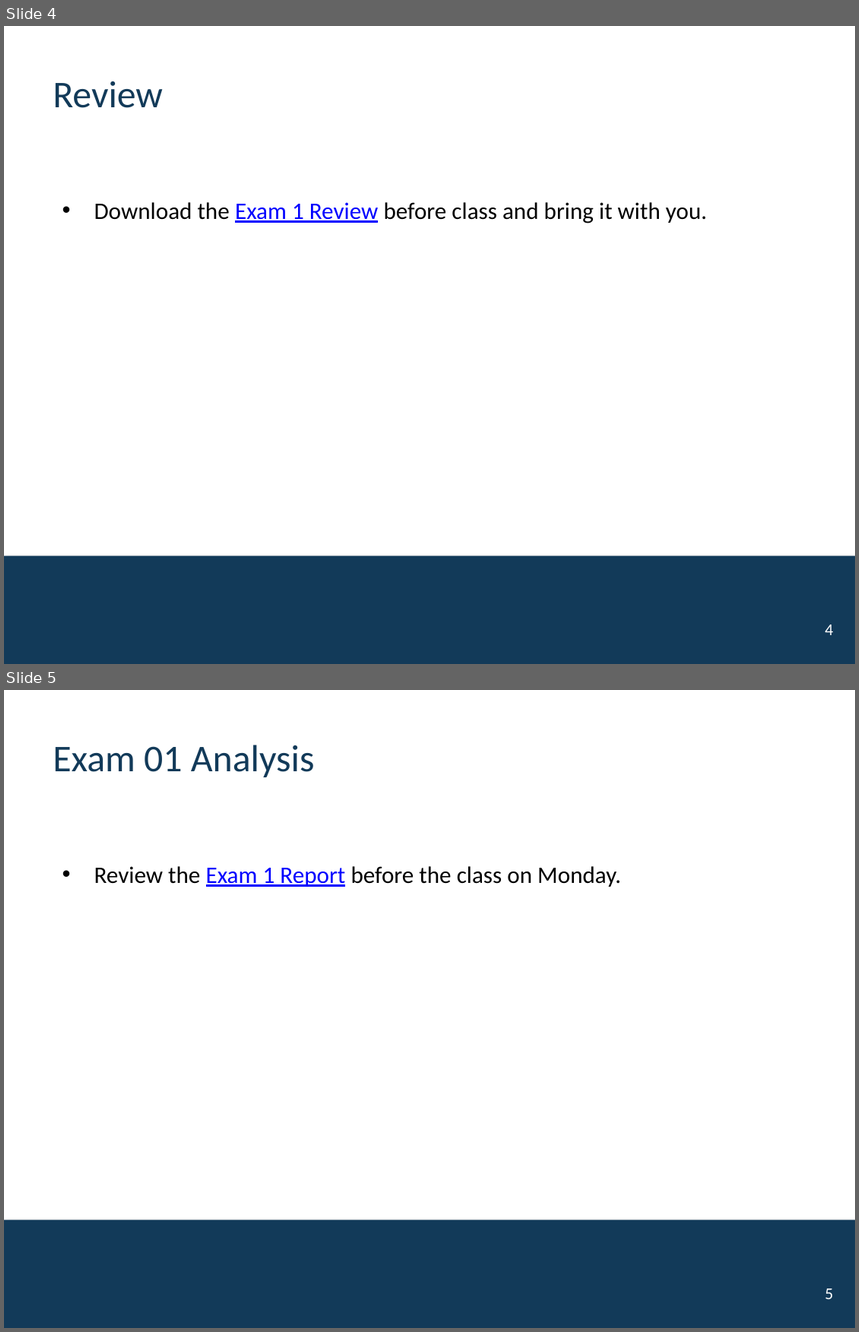
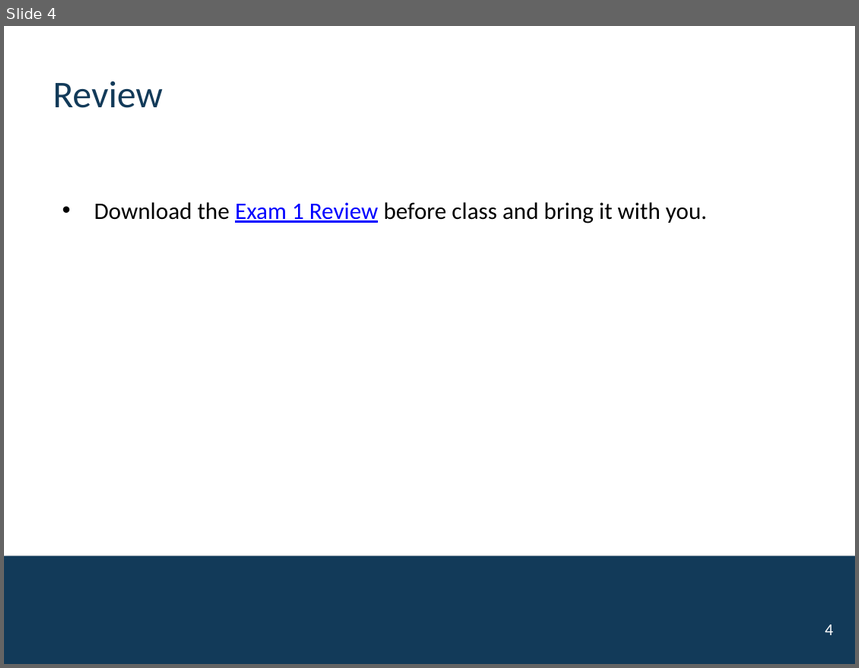
Before and after one commit to mutasim221B/CWRU-STAT-312-Fall-26, a slide deck: docs/activities/Exam1.pptx. Shown one above the other, each under a label of ours: slides 4 and 5 before the commit, slide 4 after it. The pictures are 859x1332 and 859x668 pixels, drawn with LibreOffice and Linux fonts; fonts in the diff are those of the drawing; background and template pictures are left out. Boxes give left, top, right and bottom in pixels: in the first picture for what was removed or moved away, otherwise in the second. Text is boxed around its words. In the diff, an @@ line names an element or a change of style, - is before the commit and + after.

```diff
--- a/docs/activities/Exam1.pptx
+++ b/docs/activities/Exam1.pptx
@@ slide 5 removed at box(4, 690, 855, 1328), background #FFFFFF; not listed: 1 template element that a slide beside it also shows @@
@@ title removed at box(53, 745, 315, 777) @@
-Exam 01 Analysis
@@ text removed at box(94, 866, 621, 887) @@
-• Review the Exam 1 Report before the class on Monday.
@@ page number removed at box(825, 1289, 833, 1300) @@
-5
```
Also in this commit, not shown: 12 other files.
